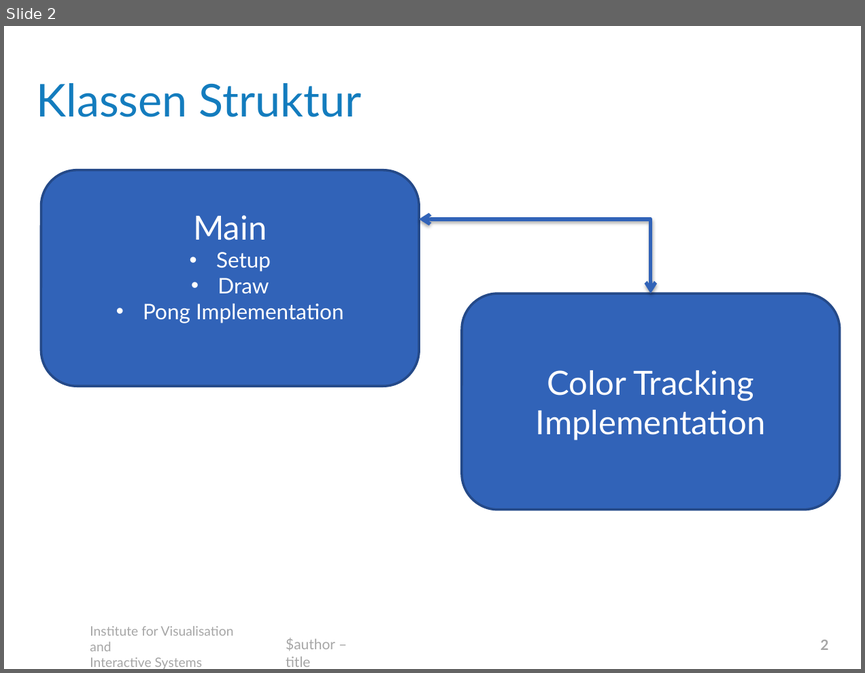
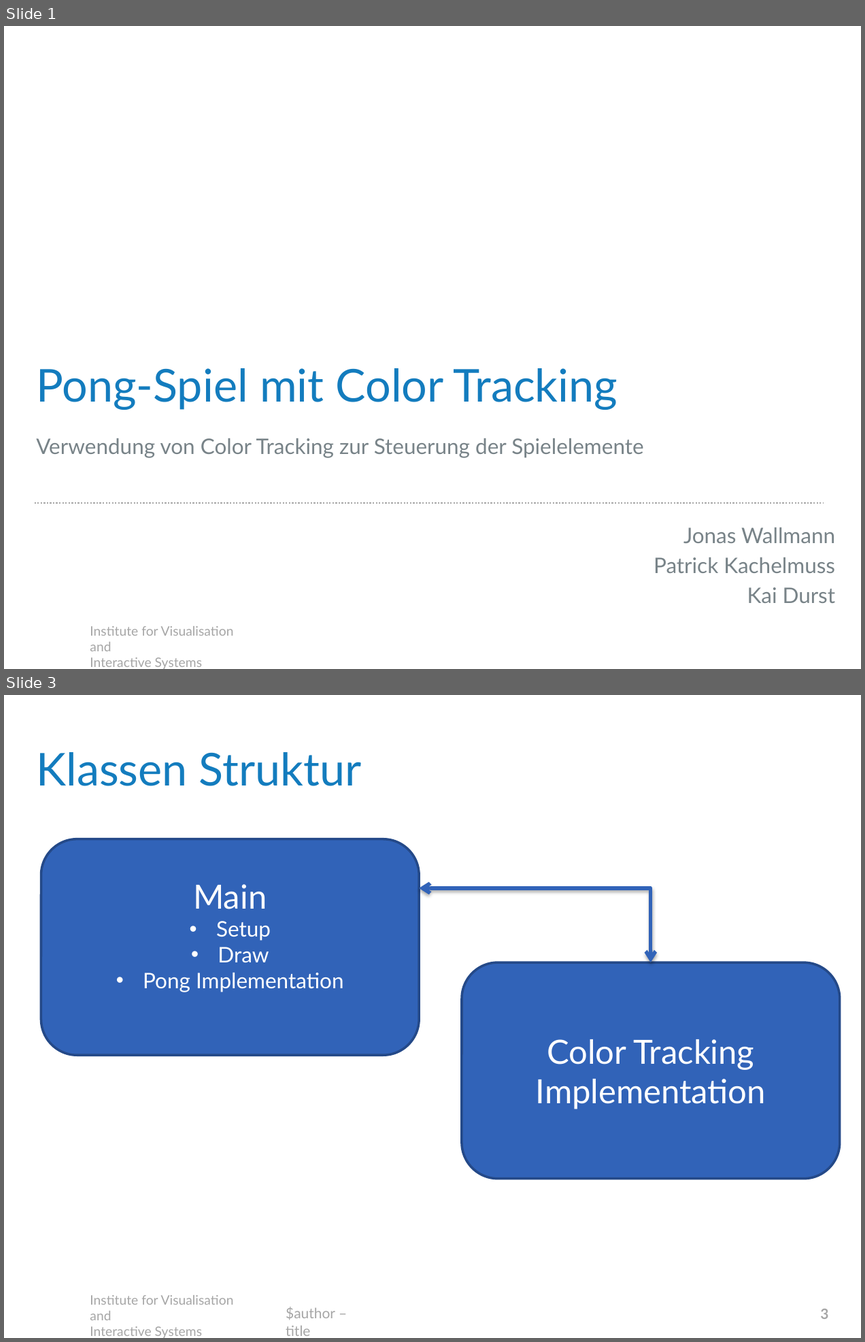
Before and after one commit to JonasJW/color-tracking-miniproject, a slide deck: template.pptx. Shown one above the other, each under a label of ours: slide 2 before the commit, slides 1 and 3 after it; the slides between them are not shown. The pictures are 865x673 and 865x1342 pixels, drawn with LibreOffice and Linux fonts; fonts in the diff are those of the drawing; background and template pictures are left out. Boxes give left, top, right and bottom in pixels: in the first picture for what was removed or moved away, otherwise in the second. Text is boxed around its words. In the diff, an @@ line names an element or a change of style, - is before the commit and + after.

```diff
--- a/template.pptx
+++ b/template.pptx
@@ slide 1 added at [4, 26, 861, 669], background #FFFFFF; not listed: 1 template element that a slide beside it also shows @@
@@ title added at [36, 368, 617, 410], 38 pt, text #137CBE @@
+Pong-Spiel mit Color Tracking
@@ subtitle added at [36, 438, 643, 458], 18 pt, text #788388 @@
+Verwendung von Color Tracking zur Steuerung der Spielelemente
@@ line added from (34, 503) to (824, 503), #A6A6A6 1.3 pt dashed @@
@@ text added at [653, 527, 836, 603], 18 pt, text #788388 @@
+Jonas Wallmann
+Patrick Kachelmuss
+Kai Durst
@@ what was slide 2 is now slide 3 @@
@@ page number at [820, 1308, 828, 1319]: text changed @@
-2
+3
```
Also in this commit, not shown: 1 other slide added, 1 slide removed.
